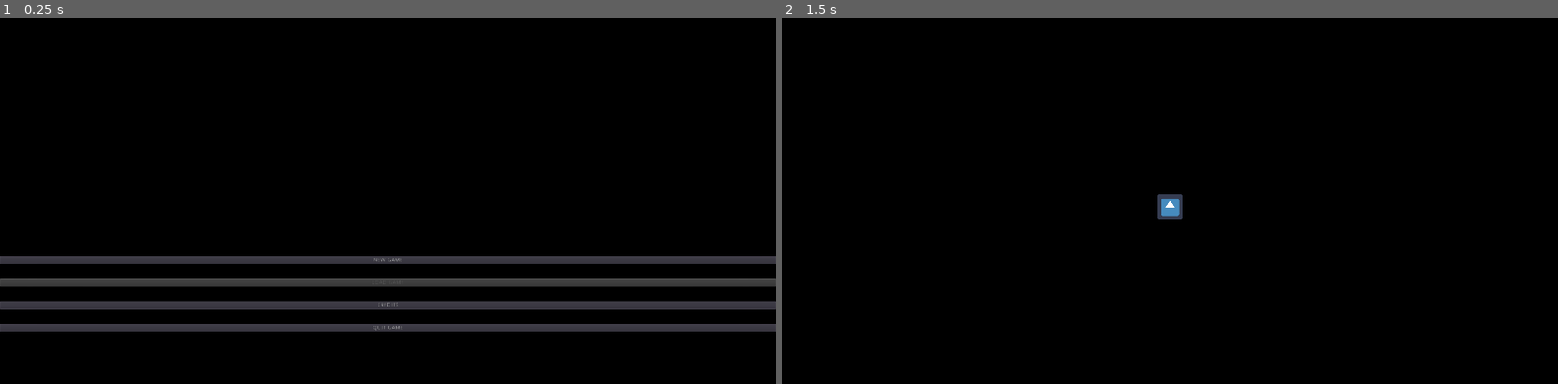
Above: before the commit, frames 1-2 (left to right).
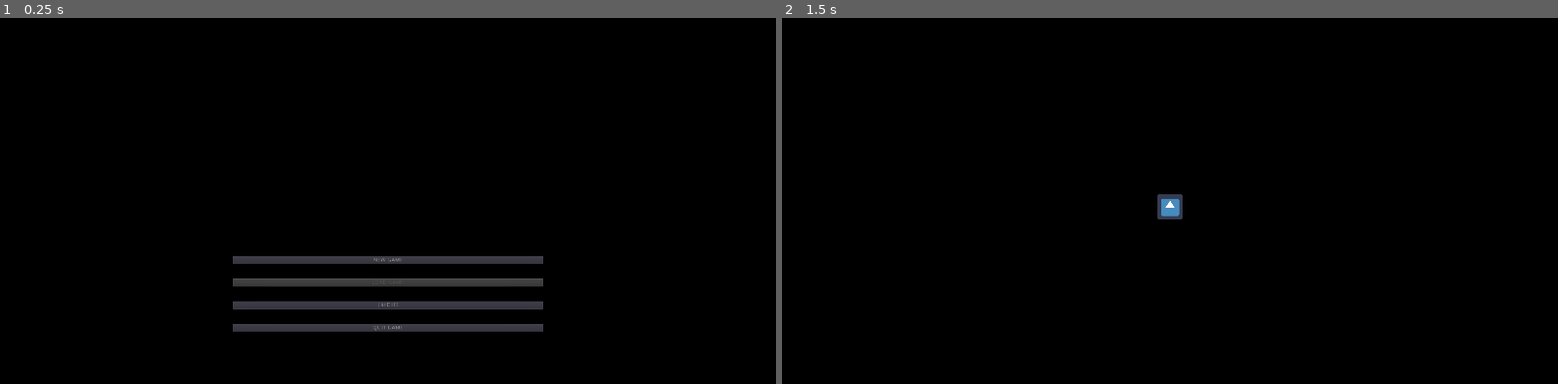
Above: after the commit, the same moments.

Repository: Team-JEDI/GodotWildJam16
Game: Godot game, scene res://scenes/MainMenu.tscn
Same seed, same stepped clock (60 frames per second), same inputs: the game is played once before the commit and once after it. The engine's default icon, where the game draws it, is replaced by a stand-in: a white triangle on a blue panel in a dark square.
Inputs:
- Up to frame 1 (0.25 s): no input
- Up to frame 2 (1.5 s): click "NEW GAME" at 0.5 s; tap Enter at 1.25 s; hold Right (move_right) from 1.28 s (still down); hold Shift (sprint) from 1.28 s (still down)

The runs differ from the first frame. In frame 1, 5.2% of the frame differs, in the area x 0-100%, y 65-86%; in frame 2, nothing differs.

Commit message:
Fixing spacing of main menu buttons

Diff:
--- a/game/scenes/MainMenu.tscn
+++ b/game/scenes/MainMenu.tscn
@@ -20,8 +20,9 @@
 }
 
 [node name="VBoxContainer" type="VBoxContainer" parent="."]
+anchor_left = 0.3
 anchor_top = 0.4
-anchor_right = 1.0
+anchor_right = 0.7
 anchor_bottom = 1.0
 custom_constants/separation = 36
 alignment = 1
@@ -31,25 +32,25 @@
 
 [node name="NewBtn" type="Button" parent="VBoxContainer"]
 margin_top = 230.0
-margin_right = 1920.0
+margin_right = 768.0
 margin_bottom = 250.0
 text = "NEW GAME"
 
 [node name="LoadBtn" type="Button" parent="VBoxContainer"]
 margin_top = 286.0
-margin_right = 1920.0
+margin_right = 768.0
 margin_bottom = 306.0
 text = "LOAD GAME"
 
 [node name="CredsBtn" type="Button" parent="VBoxContainer"]
 margin_top = 342.0
-margin_right = 1920.0
+margin_right = 768.0
 margin_bottom = 362.0
 text = "CREDITS"
 
 [node name="QuitBtn" type="Button" parent="VBoxContainer"]
 margin_top = 398.0
-margin_right = 1920.0
+margin_right = 768.0
 margin_bottom = 418.0
 text = "QUIT GAME"
 [connection signal="button_up" from="VBoxContainer/NewBtn" to="." method="_on_new_game"]
